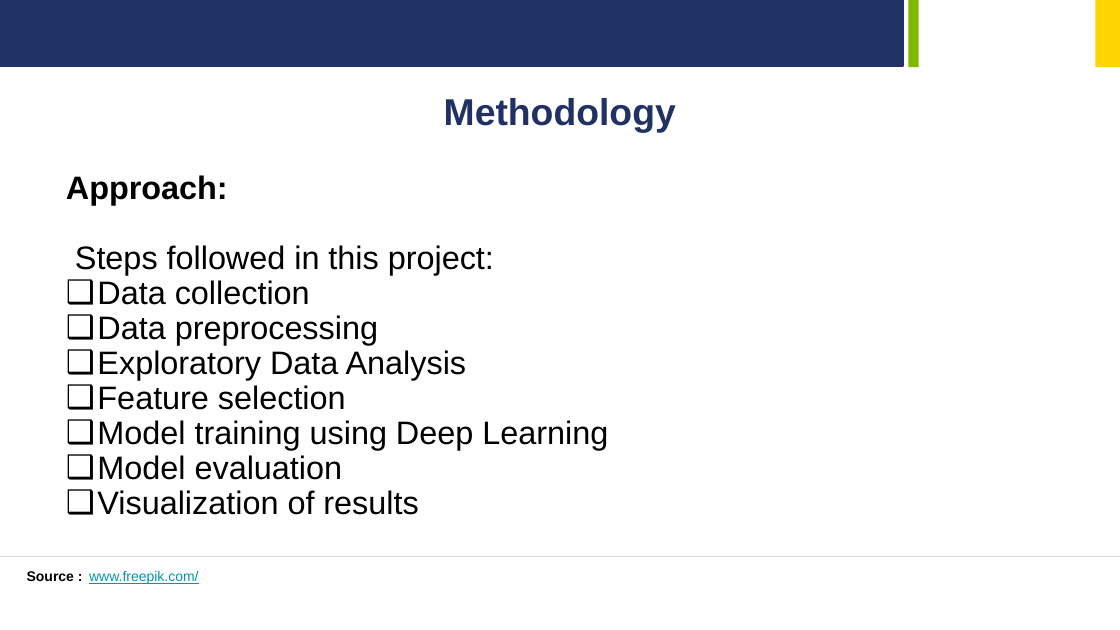
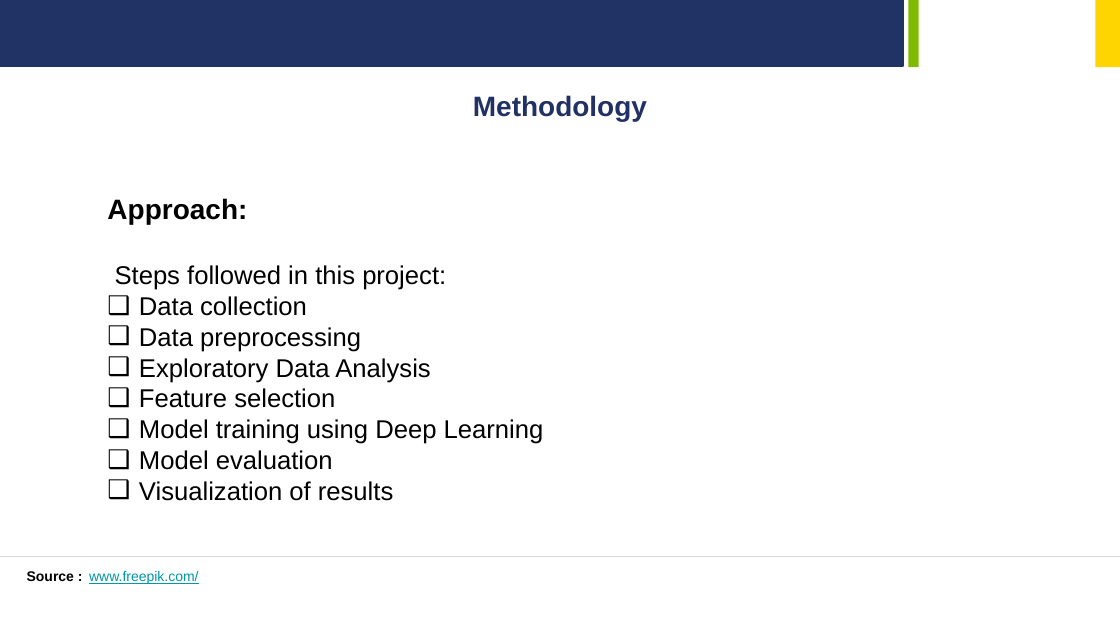
Before and after one commit to sohangehlot/AI-Energy-Consumption-Prediction, a slide deck: slide 5 of ai based Energy consumption prediction project.pptx (slide 6 before the commit). Drawn at 1120x630 pixels with LibreOffice and Linux fonts; fonts in the diff are those of the drawing; background and template pictures are left out. Boxes give left, top, right and bottom in pixels: in the first picture for what was removed or moved away, otherwise in the second. Text is boxed around its words. In the diff, an @@ line names an element or a change of style, - is before the commit and + after.

```diff
--- a/ai based Energy consumption prediction project.pptx
+++ b/ai based Energy consumption prediction project.pptx
@@ text "Methodology" at [473,95,647,121]: size 32 to 24 pt @@
@@ text "Approach:": place and size @@
-text "Approach:" at [66,175,608,515]
+text "Approach:" at [107,198,544,501]
@@ text "Approach:" at [107,198,544,501]: size 27.8 to 24 pt in "Approach:"; size 27.8 to 22 pt; line spacing 0.9 to 1 @@
```
Also in this commit, not shown: 9 other slides changed, 2 slides removed.
